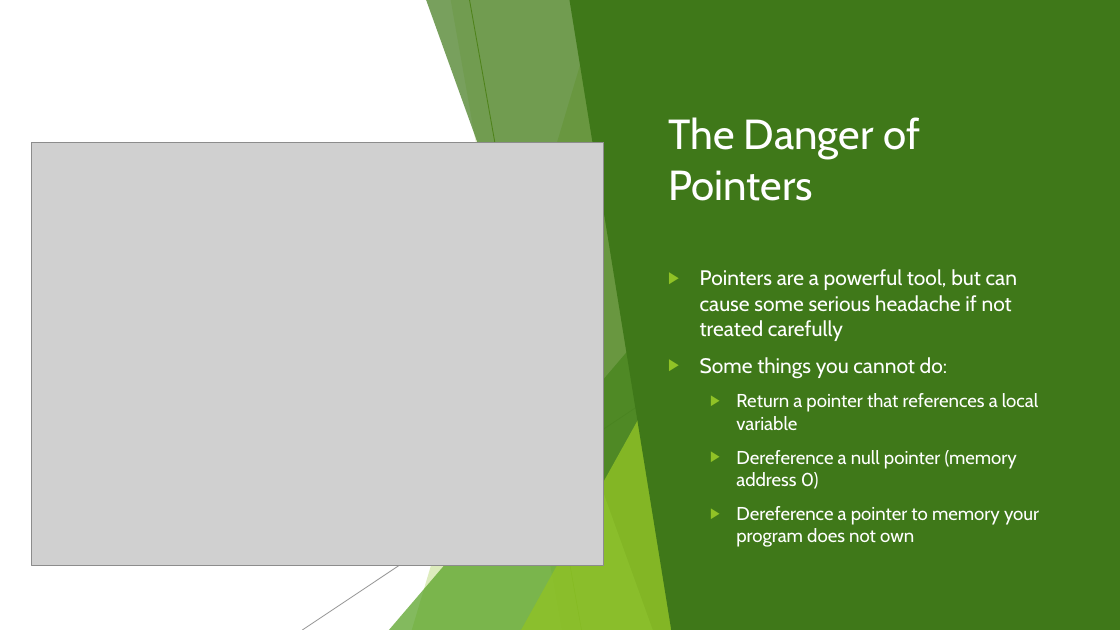
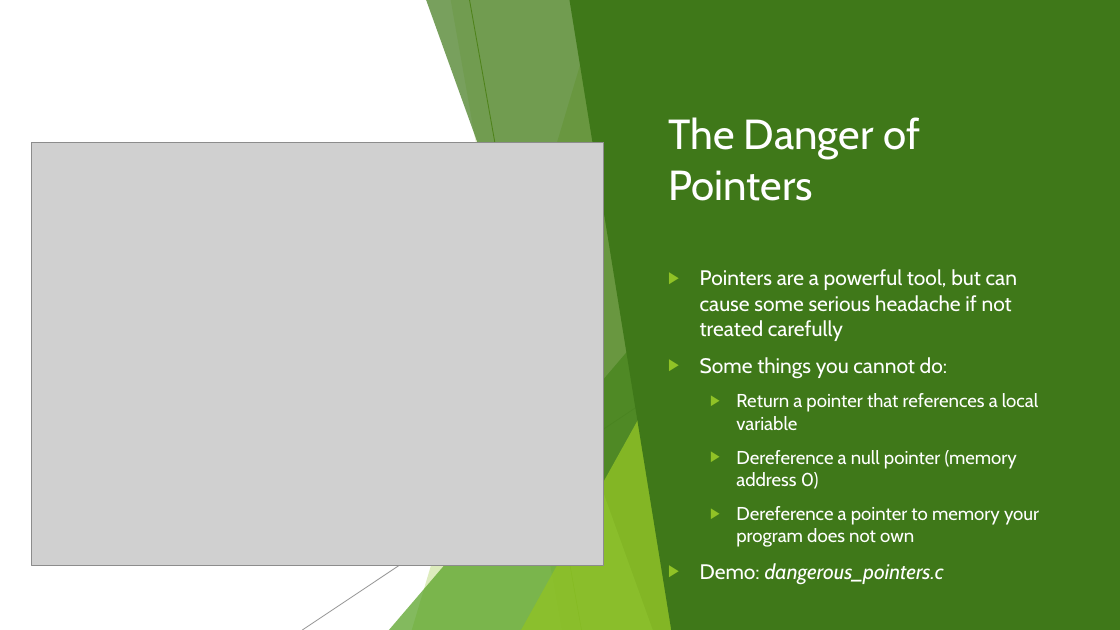
Before and after one commit to Georgia-Tech-GNC/software-onboarding, a slide deck: slide 10 of onboarding_slides/GNCSoftware01.pptx. Drawn at 1120x630 pixels with LibreOffice and Linux fonts; fonts in the diff are those of the drawing; grey boxes stand for pictures. Boxes give left, top, right and bottom in pixels: in the first picture for what was removed or moved away, otherwise in the second. Text is boxed around its words. In the diff, an @@ line names an element or a change of style, - is before the commit and + after.

```diff
--- a/onboarding_slides/GNCSoftware01.pptx
+++ b/onboarding_slides/GNCSoftware01.pptx
@@ text at [700,563,944,585]: paragraph added @@
+▶ Demo: dangerous_pointers.c
```
Also in this commit, not shown: 8 other slides changed, 4 other files.
